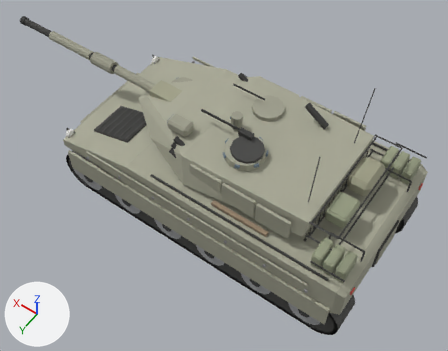
The glTF model art/models/tank.glb, before and after one commit.
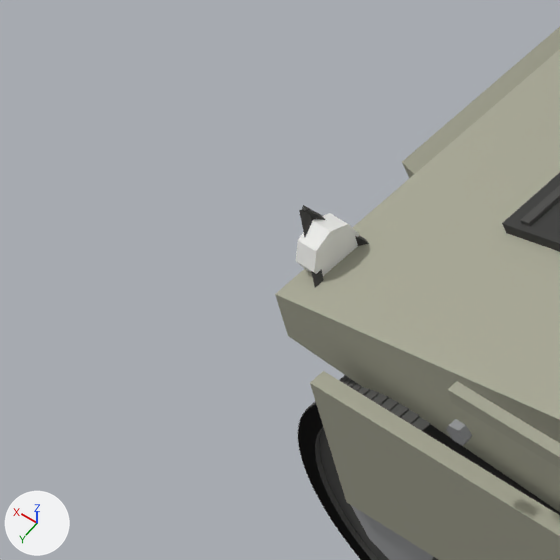
The first picture shows the older version from a 50 mm camera at (-4.95, 7.32, 12.06) aimed at (0.0, 0.39, 1.16). The close-ups show the older and then the newer version on the part from 6% to 23% of the width and 28% to 50% of the height of that picture. Only the edits that show in the close-ups are written down. The lights are fixed; the arrows at lower left show +X, +Y and +Z. Where no turn or scale is listed for an object, it has been applied to the vertices. Vertices at exactly the same position are counted once.

Objects in the first close-up: 'hull', 'trackR2', 'trackR3', 'trackR4', 'trackR5' and 4 more.
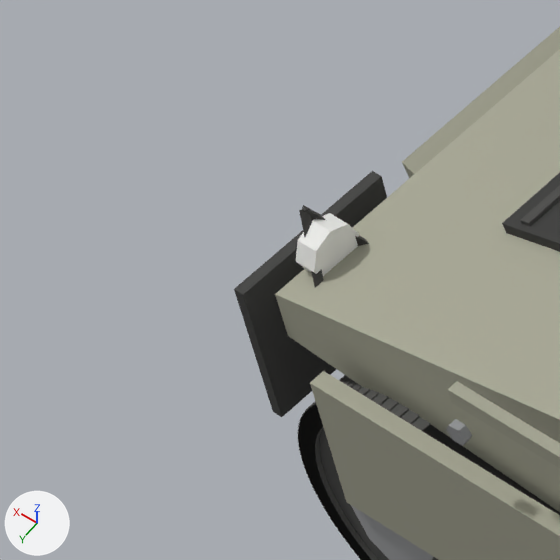
Changed parts and their boxes (x1, y1, x2, y2) in the close-ups (560 x 560 px):
'hull', reshaped
    before: (275, 27, 560, 560)
    after: (234, 27, 560, 560)
part 1 of me_hull, added
    after: (234, 171, 387, 417)

Diff of the bpy script that builds the scene:
```diff
--- a/art/models/tank.glb.py
+++ b/art/models/tank.glb.py
@@ mat_warn @@
+mat_warn = bpy.data.materials.new('warn')
+# nodes: BsdfPrincipled, Mix, OutputMaterial, VertexColor
+# colours: yellow #e1ce6c, mixed with the vertex colours
@@ me_hull @@
 # used by ob_hull; location = (0.0, 0.0, 0.0)
-me_hull.from_pydata(...)  # 1384 vertices, 2402 faces; spans x -3.78..3.88, y -1.95..1.95, z 0.0..2.23
+me_hull.from_pydata(...)  # 1688 vertices, 2882 faces; spans x -3.79..3.88, y -1.95..1.95, z 0.0..2.23
+# me_hull part 1: a new loose piece, a box spanning x 3.68..3.72, y 1.19..1.81, z 0.65..1.25, in mat_dark
+# other edits to the shape of me_hull do not show in these pictures
 me_hull.materials.append(mat_dark)
@@ me_hull @@
 me_hull.materials.append(mat_red)
+me_hull.materials.append(mat_warn)
```
